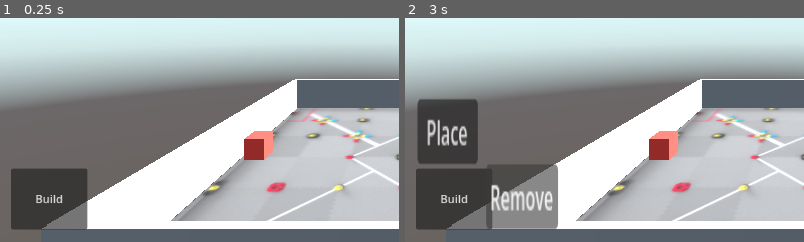
Above: before the commit, frames 1-2 (left to right).
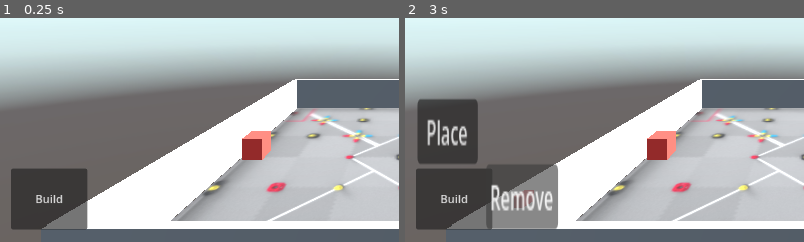
Above: after the commit, the same moments.

Repository: Aud4city-Pr0/AutoTrack---VEX-Auto-Planner
Game: Godot game, scene res://Scenes/VEXField.tscn
The game is run twice, just before and just after one commit, with the same random seed, the same clock (stepped at 60 frames per second) and the same inputs.
Inputs:
- Up to frame 1 (0.25 s): no input
- Up to frame 2 (3 s): click "Build" at 0.5 s; click "Cam" at 1.25 s; click "Place" at 2 s; click "Remove" at 2.75 s
The pictures show only the part of the screen within x 0-50%, y 50-100%; the shares and areas given below are measured in that part.

The runs differ from the first frame. In frame 1, 0.2% of the frame differs, in the area x 60-69%, y 50-64%; in frame 2, 0.3%, in the area x 27-69%, y 50-85%.

Commit message:
added point deletion

Diff:
--- a/Prefabs/PointObject.tscn
+++ b/Prefabs/PointObject.tscn
@@ -5,7 +5,14 @@
 [sub_resource type="StandardMaterial3D" id="StandardMaterial3D_7njip"]
 albedo_color = Color(6.7383053e-06, 0.6527079, 0.87831336, 1)
 
-[node name="MeshInstance3D" type="MeshInstance3D" unique_id=1507008150]
+[sub_resource type="BoxShape3D" id="BoxShape3D_7njip"]
+
+[node name="MeshInstance3D" type="MeshInstance3D" unique_id=1507008150 groups=["point"]]
 transform = Transform3D(0.14, 0, 0, 0, 0.14, 0, 0, 0, 0.14, 0, 0.068802446, 0)
 mesh = SubResource("BoxMesh_7njip")
 surface_material_override/0 = SubResource("StandardMaterial3D_7njip")
+
+[node name="StaticBody3D" type="StaticBody3D" parent="." unique_id=1157238230]
+
+[node name="CollisionShape3D" type="CollisionShape3D" parent="StaticBody3D" unique_id=1568337786]
+shape = SubResource("BoxShape3D_7njip")
--- a/Scenes/VEXField.tscn
+++ b/Scenes/VEXField.tscn
@@ -120,9 +120,11 @@
 curve = SubResource("Curve3D_3su8x")
 
 [node name="PathFollow3D" type="PathFollow3D" parent="Path3D" unique_id=1097020606]
-transform = Transform3D(0.99998474, 0, 0, 0, 1, 0, 0, 0, 0.99998474, 0.044459812, 1, 7.6324424e-05)
+transform = Transform3D(-0.99996716, 0, 0, 0, 1, 0, 0, 0, -0.99996716, -0.05, 1, 0)
 h_offset = 0.05
 v_offset = 1.0
+use_model_front = true
+cubic_interp = false
 
 [node name="Robor" parent="Path3D/PathFollow3D" unique_id=1922954782 instance=ExtResource("1_ikm06")]
 transform = Transform3D(1, 0, 0, 0, 1, 0, 0, 0, 1, -0.019442081, -0.73115563, 0.01145497)
--- a/Scripts/PlacementScript.gd
+++ b/Scripts/PlacementScript.gd
@@ -19,8 +19,8 @@
 	disable_placement()
 
 func _process(_delta: float) -> void:
-	print_debug("Current mode is: " + str(current_mode))
 	if phantom == null or !phantom.is_inside_tree():
+		print("no phantom")
 		return
 	var mouse_position = get_viewport().get_mouse_position()
 	var from = project_ray_origin(mouse_position)
@@ -46,18 +46,15 @@
 
 	if ray_collider:
 		if current_mode == placementState.BUILD:
-			if phantom == null:
-				phantom = phantom_scene.instantiate()
-				get_parent().add_child.call_deferred(phantom)
 			if Input.is_action_just_pressed("PlacePoint") and can_place:
 				var point = point_scene.instantiate()
 				point_parent.add_child(point)
 				point.global_position = snapped_pos
 		elif current_mode == placementState.DESTROY:
-			get_parent().remove_child.call_deferred(phantom)
 			if Input.is_action_just_pressed("PlacePoint"):
-				point_parent.remove_child(ray_collider)
-				print("removed point")
+				var target = ray_collider.get_parent()
+				if target and target.is_in_group("point"):
+					target.queue_free()
 
 
 
